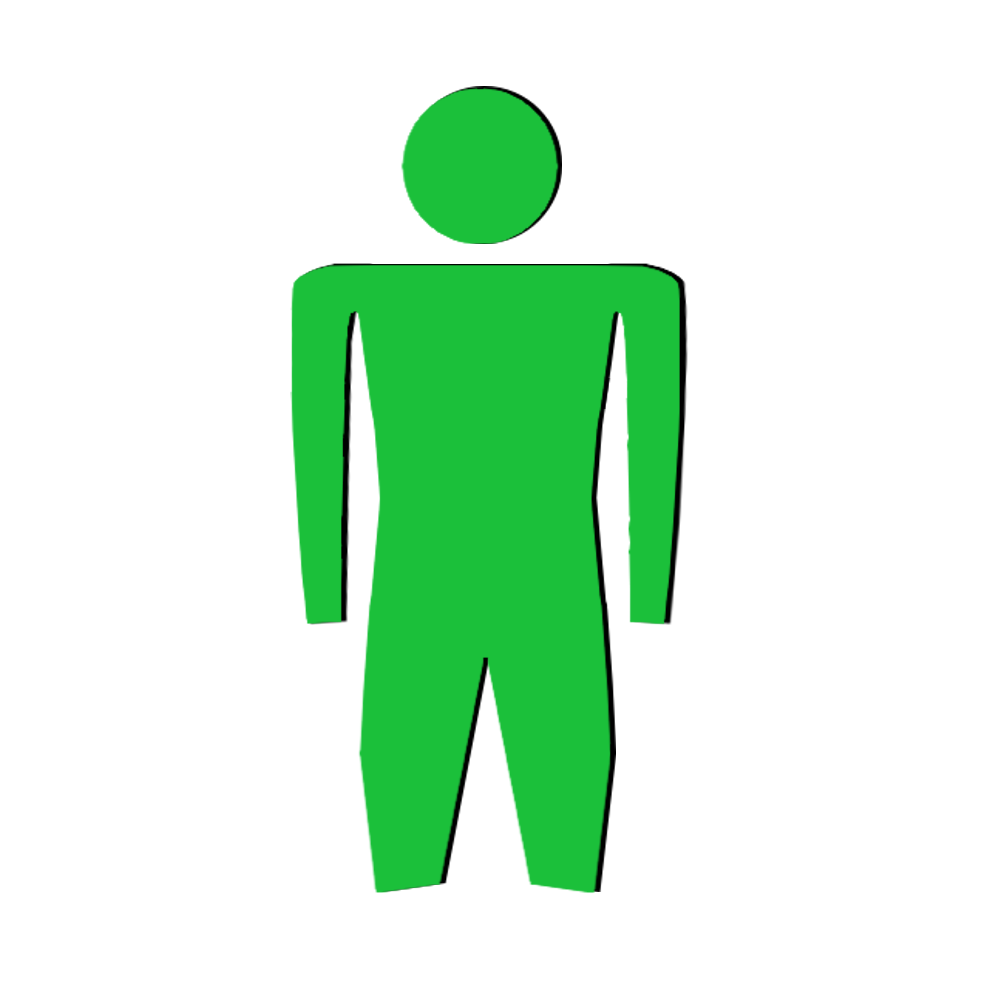
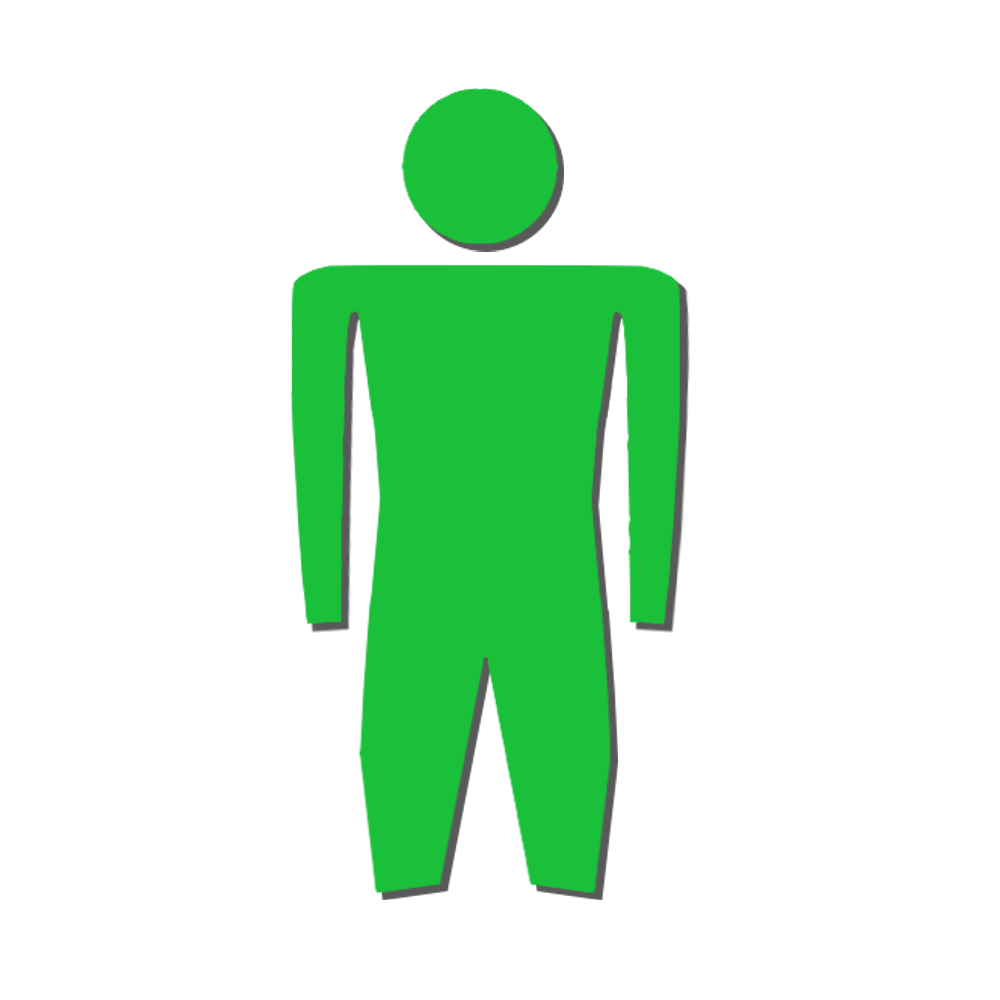
Two versions of the same layered image (1000×1000). Layer-by-layer changes:
painted on "Pintar camada 15" over [296, 86, 691, 896]
"Agrupar 14": opacity 100% → 65% over [296, 86, 691, 900]
painted on "Pintar camada 13" over [384, 86, 640, 320]
painted on "Camada de máscara" (1st of 2, in "Agrupar 16" › "Agrupar 14" › "Agrupar 12" › "Agrupar 11" › "Grupo de recorte 10") over [296, 192, 576, 704]
painted on "Pintar camada 9" (1st of 4, in "Agrupar 16" › "Agrupar 14" › "Agrupar 12" › "Agrupar 11" › "Grupo de recorte 10") over [296, 192, 576, 704]
painted on "Pintar camada 9" (2nd of 4, in "Agrupar 16" › "Agrupar 14" › "Agrupar 12" › "Agrupar 11" › "Grupo de recorte 10") over [576, 263, 691, 704]
painted on "Pintar camada 6" (1st of 2, in "Agrupar 16" › "Agrupar 14" › "Agrupar 12" › "Agrupar 11" › "Agrupar 8") over [448, 263, 691, 512]
painted on "Pintar camada 5" (1st of 4, in "Agrupar 16" › "Agrupar 14" › "Agrupar 12" › "Agrupar 11" › "Agrupar 8" › "Agrupar 7") over [469, 464, 593, 730]
painted on "Pintar camada 5" (2nd of 4, in "Agrupar 16" › "Agrupar 14" › "Agrupar 12" › "Agrupar 11" › "Agrupar 8" › "Agrupar 7") over [465, 346, 691, 900]
painted on "Pintar camada 9" (4th of 4, in "Agrupar 16" › "Agrupar 14" › "Agrupar 12" › "Agrupar 11" › "Grupo de recorte 10") over [296, 263, 448, 633]
painted on "Pintar camada 6" (2nd of 2, in "Agrupar 16" › "Agrupar 14" › "Agrupar 12" › "Agrupar 11" › "Agrupar 8") over [320, 263, 576, 512]
painted on "Pintar camada 5" (3rd of 4, in "Agrupar 16" › "Agrupar 14" › "Agrupar 12" › "Agrupar 11" › "Agrupar 8" › "Agrupar 7") over [469, 464, 593, 730]
painted on "Pintar camada 5" (4th of 4, in "Agrupar 16" › "Agrupar 14" › "Agrupar 12" › "Agrupar 11" › "Agrupar 8" › "Agrupar 7") over [337, 346, 593, 900]
